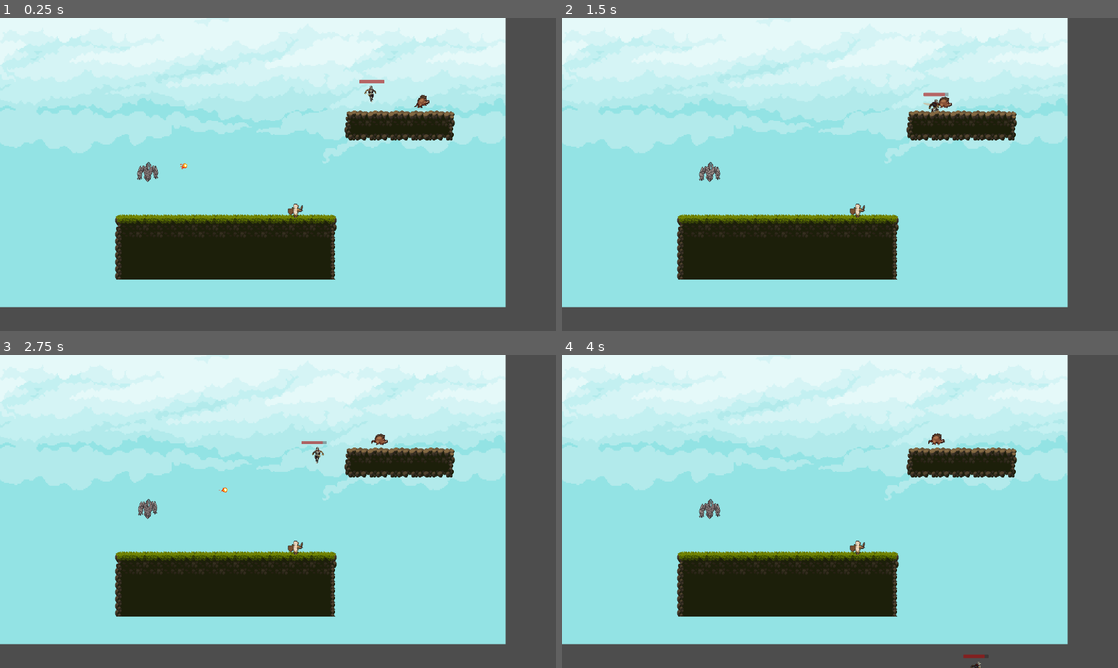
Above: before the commit, frames 1-4 (two rows, left to right).
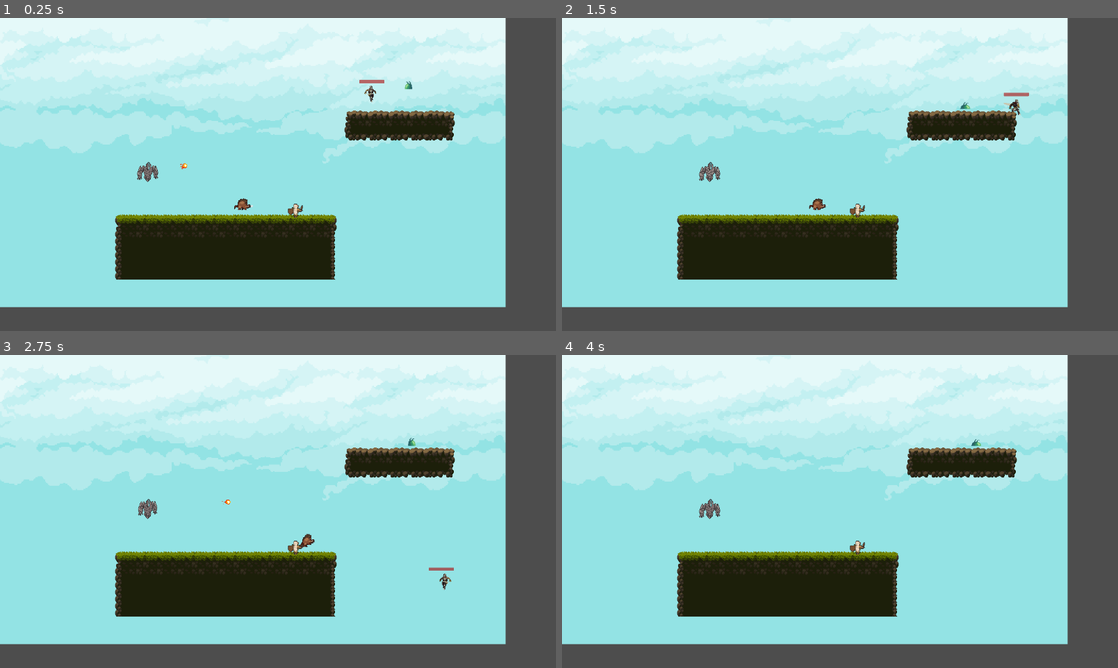
Above: after the commit, the same moments.

Repository: ON1VAS/tesiUni2025
Game: Godot game, scene res://scene/map.tscn
Same seed, same stepped clock (60 frames per second), same inputs: the game is played once before the commit and once after it.
Inputs:
- Up to frame 1 (0.25 s): no input
- Up to frame 2 (1.5 s): hold D (ui_right) from 0.53 s (still down); tap K (attackfast) at 0.6 s; tap E (ui_accept) at 0.77 s; tap L (attackpesant) at 1.35 s
- Up to frame 3 (2.75 s): tap E (ui_accept) at 1.52 s; release D (ui_right) at 2.03 s; hold A (ui_left) from 2.03 s (still down); tap K (attackfast) at 2.1 s
- Up to frame 4 (4 s): release A (ui_left) at 2.78 s; hold D (ui_right) from 2.78 s (still down); tap L (attackpesant) at 2.85 s; tap E (ui_accept) at 3.02, 3.77 s; tap K (attackfast) at 3.6 s

The runs differ from the first frame. In frame 1, 0.2% of the frame differs, in the area x 42-78%, y 20-62%; in frame 2, 0.4%, in the area x 44-84%, y 23-62%; in frame 3, 0.4%; in frame 4, 0.2%.

Commit message:
aggiunto salto dello slime

Diff:
--- a/scene/map.tscn
+++ b/scene/map.tscn
@@ -8,6 +8,7 @@
 [ext_resource type="Texture2D" uid="uid://b2bt0s7bwbjaw" path="res://testures/Legacy-Fantasy - High Forest 2.3/Assets/Props-Rocks.png" id="4_jp76l"]
 [ext_resource type="PackedScene" uid="uid://40v2rc48ifjl" path="res://scene/dummy.tscn" id="7_jp76l"]
 [ext_resource type="PackedScene" uid="uid://bthh718uavc0f" path="res://scene/golem.tscn" id="9_8qxkh"]
+[ext_resource type="PackedScene" uid="uid://dcskbt4mltl8y" path="res://scene/slime.tscn" id="10_0bc6k"]
 [ext_resource type="PackedScene" uid="uid://d2n7yyyc73rwo" path="res://scene/chinghiale.tscn" id="11_8vfk2"]
 
 [sub_resource type="TileSetAtlasSource" id="TileSetAtlasSource_7ac5c"]
@@ -1482,4 +1483,7 @@
 position = Vector2(325, 354)
 
 [node name="Cinghiale" parent="." instance=ExtResource("11_8vfk2")]
-position = Vector2(984, 166)
+position = Vector2(536, 425)
+
+[node name="Slime" parent="." instance=ExtResource("10_0bc6k")]
+position = Vector2(929, 182)
--- a/scene/slime.tscn
+++ b/scene/slime.tscn
@@ -1,6 +1,7 @@
-[gd_scene load_steps=20 format=3 uid="uid://dcskbt4mltl8y"]
+[gd_scene load_steps=21 format=3 uid="uid://dcskbt4mltl8y"]
 
 [ext_resource type="Texture2D" uid="uid://cfpky73d1uvc6" path="res://testures/Enemy_Galore_I/Slime/Slime_Spiked_Idle.png" id="1_08lxr"]
+[ext_resource type="Script" uid="uid://gs863t5c6ws5" path="res://script/slime.gd" id="1_p3a6y"]
 [ext_resource type="Texture2D" uid="uid://dt22c22qd80xm" path="res://testures/Enemy_Galore_I/Slime/Slime_Spiked_Jump.png" id="2_p3a6y"]
 
 [sub_resource type="AtlasTexture" id="AtlasTexture_wkhhu"]
@@ -113,6 +114,7 @@
 size = Vector2(11.5, 8)
 
 [node name="Slime" type="CharacterBody2D"]
+script = ExtResource("1_p3a6y")
 
 [node name="AnimatedSprite2D" type="AnimatedSprite2D" parent="."]
 sprite_frames = SubResource("SpriteFrames_ilr4w")
@@ -131,11 +133,11 @@
 position = Vector2(0, 6)
 shape = SubResource("RectangleShape2D_6t675")
 
-[node name="Balzo" type="Area2D" parent="."]
+[node name="SlamHitbox" type="Area2D" parent="."]
 collision_layer = 3
 collision_mask = 33
 
-[node name="CollisionShape2D" type="CollisionShape2D" parent="Balzo"]
+[node name="CollisionShape2D" type="CollisionShape2D" parent="SlamHitbox"]
 position = Vector2(0.5, 9)
 shape = SubResource("RectangleShape2D_kn8a4")
 
--- /dev/null
+++ b/script/slime.gd
@@ -0,0 +1,205 @@
+extends CharacterBody2D
+
+# ===== PHYSICS SETTINGS =====
+var gravity = ProjectSettings.get_setting("physics/2d/default_gravity")
+var movement_speed: float = 80.0
+var jump_force: float = 400.0
+var max_floor_angle = deg_to_rad(45)
+var friction: float = 0.15
+var acceleration: float = 0.25
+
+# ===== ENEMY VARIABLES =====
+var hp: int = 15
+var damage: int = 10
+var min_distance: float = 100.0
+var is_attacking: bool = false
+var is_jumping: bool = false
+var attack_direction = Vector2.ZERO
+var attack_cooldown: float = 3.0
+var last_attack_time: float = 0.0
+var jump_duration: float = 1.0
+var is_falling: bool = false
+var original_y: float = 0.0
+var jump_height: float = 150.0
+
+# ===== NODES =====
+@onready var player: Node2D = get_tree().get_first_node_in_group("giocatore") as Node2D
+@onready var anim: AnimatedSprite2D = $AnimatedSprite2D
+@onready var hurtbox: Area2D = $Hurtbox
+@onready var slam_hitbox: CollisionShape2D = $SlamHitbox/CollisionShape2D
+@onready var hitbox_timer: Timer = $HitboxTimer
+@onready var collision_shape: CollisionShape2D = $CollisionShape2D
+@onready var ray_front: RayCast2D = $RayCastFront
+@onready var ray_floor: RayCast2D = $RayCastFloor
+
+func _ready():
+	# Initial configuration
+	anim.play("idle")
+	slam_hitbox.disabled = true
+	floor_max_angle = max_floor_angle
+	$SlamHitbox.set_collision_layer_value(2, true)  # Enable layer 2 (player_weapon)
+	$SlamHitbox.set_collision_mask_value(1, true) # Enable mask to hit enemies
+	$SlamHitbox.body_entered.connect(_on_slam_hitbox_body_entered)
+
+	# Set collision shape
+	var shape = CircleShape2D.new()
+	shape.radius = 24.0  # Adjust to your slime size
+	collision_shape.shape = shape
+
+	# Configure raycast
+	ray_front.target_position = Vector2(30.0 * scale.x, 0.0)
+	ray_floor.target_position = Vector2(30.0 * scale.x, 30.0)
+
+	original_y = global_position.y
+
+func _physics_process(delta: float) -> void:
+	# Apply gravity
+	if not is_on_floor() and not is_jumping:
+		velocity.y += gravity * delta * 1.5
+	else:
+		velocity.y = min(velocity.y, gravity * 2)
+
+	# Update raycast
+	ray_front.force_raycast_update()
+	ray_floor.force_raycast_update()
+
+	# State handling
+	if is_jumping:
+		_handle_jump_state(delta)
+	elif is_attacking:
+		_handle_attack_state(delta)
+	elif hp > 0:
+		_handle_normal_state(delta)
+
+	# Apply movement
+	move_and_slide()
+
+	# Platform edge check
+	if is_on_floor() and not ray_floor.is_colliding() and not is_jumping:
+		velocity.x = 0.0
+
+func _handle_normal_state(delta: float):
+	var direction = (player.global_position - global_position).normalized()
+
+	# Basic movement
+	if global_position.distance_to(player.global_position) > min_distance:
+		velocity.x = lerp(velocity.x, direction.x * movement_speed, acceleration * delta * 60.0)
+
+		# Flip sprite
+		if direction.x != 0:
+			anim.scale.x = sign(direction.x) * abs(anim.scale.x)
+	else:
+		velocity.x = lerp(velocity.x, 0.0, friction * delta * 60.0)
+		anim.play("idle")
+
+	# Attack check
+	if (Time.get_ticks_msec() / 1000.0 - last_attack_time > attack_cooldown and
+		is_on_floor() and
+		abs(player.global_position.y - global_position.y) < 60.0):
+		perform_jump_attack(direction)
+
+func _handle_jump_state(delta: float):
+	# During jump arc
+	if not is_falling:
+		# Calculate jump arc
+		var jump_progress = (Time.get_ticks_msec() / 1000.0 - last_attack_time) / (jump_duration * 0.5)
+		if jump_progress >= 1.0:
+			is_falling = true
+			velocity.y = gravity  # Start falling
+		else:
+			# Parabolic jump movement
+			velocity.y = -jump_force * (1 - jump_progress)
+	else:
+		# Falling down
+		velocity.y += gravity * delta * 2.0
+
+		# Check if landed
+		if is_on_floor():
+			_end_jump_with_impact()
+
+func _handle_attack_state(delta: float):
+	velocity.x = lerp(velocity.x, 0.0, friction * 2.0 * delta * 60.0)
+
+func perform_jump_attack(direction: Vector2):
+	if not is_on_floor():
+		return
+
+	# Prepare attack
+	is_jumping = true
+	is_falling = false
+	attack_direction = Vector2(sign(direction.x), 0).normalized()
+	last_attack_time = Time.get_ticks_msec() / 1000.0
+
+	# Animation
+	anim.play("jump_anticipation")
+	await get_tree().create_timer(0.5).timeout
+
+	if is_jumping:  # If not interrupted
+		anim.play("jump_attack")
+
+		# Calculate jump trajectory to go over player
+		var target_x = player.global_position.x + (player.velocity.x * 0.3)  # Lead the target slightly
+		var distance_x = target_x - global_position.x
+		var jump_time = jump_duration * 0.5
+		velocity.x = distance_x / jump_time
+		velocity.y = -jump_force
+
+		# Enable hitbox when falling
+		await get_tree().create_timer(jump_duration * 0.5).timeout
+		if is_jumping:
+			slam_hitbox.call_deferred("set_disabled", false)
+
+		# Timer for full jump duration
+		await get_tree().create_timer(jump_duration * 0.5).timeout
+		if is_jumping:
+			_end_jump()
+
+func _end_jump():
+	is_jumping = false
+	is_falling = false
+	slam_hitbox.call_deferred("set_disabled", true)
+	velocity = Vector2.ZERO
+	anim.play("idle")
+
+func _end_jump_with_impact():
+	# Impact effect
+	is_jumping = false
+	is_falling = false
+	slam_hitbox.call_deferred("set_disabled", true)
+
+	# Screen shake or other effects could be added here
+	anim.play("slam_impact")
+	await get_tree().create_timer(0.3).timeout
+	anim.play("idle")
+
+func take_damage(amount: int):
+	hp -= amount
+	anim.play("hurt")
+
+	if hp <= 0:
+		_die()
+	else:
+		await anim.animation_finished
+		anim.play("idle")
+
+func _die():
+	set_collision_layer_value(1, false)
+	anim.play("death")
+	set_physics_process(false)
+	await anim.animation_finished
+	queue_free()
+
+# ===== SIGNALS =====
+func _on_hurtbox_area_entered(area: Area2D):
+	if area.is_in_group("player_weapon"):
+		take_damage(damage)
+
+func _on_slam_hitbox_body_entered(body: Node2D):
+	if body.is_in_group("giocatore"):
+		body.Damage(damage)
+		# Small bounce when hitting player
+		velocity.y = -jump_force * 0.3
+
+func _on_animated_sprite_2d_animation_finished():
+	if anim.animation == "jump_anticipation" and is_jumping:
+		anim.play("jump_attack")
Not shown: 1 places in scene/map.tscn that only renumber resources
Not shown, added: script/slime.gd.uid
